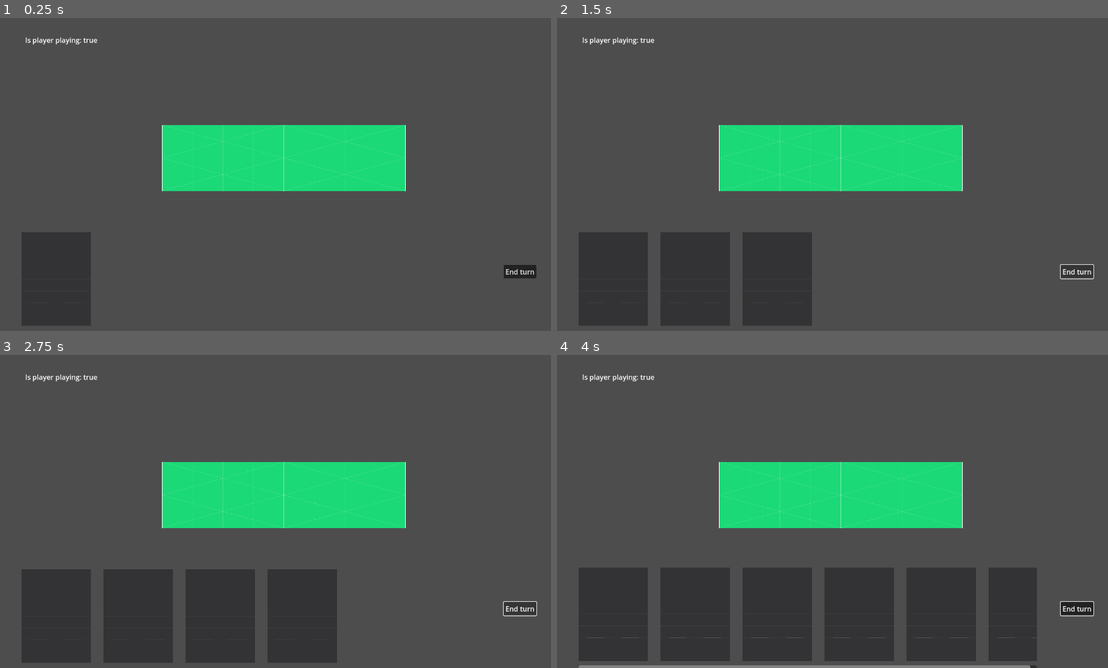
Above: before the commit, frames 1-4 (two rows, left to right).
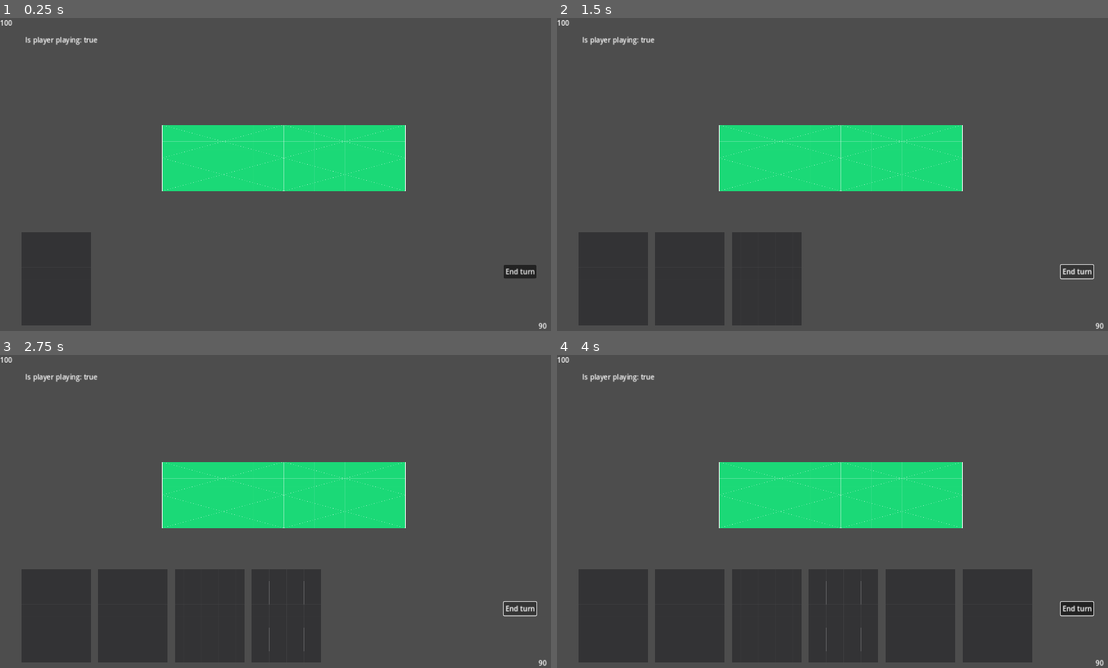
Above: after the commit, the same moments.

Repository: Milosavljevichh/deck_builder_optimised
Game: Godot game, scene res://scenes/match/match.tscn
Same seed, same stepped clock (60 frames per second), same inputs: the game is played once before the commit and once after it. The project has no main scene, so this scene is started directly.
Inputs (mouse positions are in pixels of both pictures, inside the frame that each line leads up to):
- Up to frame 1 (0.25 s): no input
- Up to frame 2 (1.5 s): click "End turn" at 0.5 s; click "End turn" at 1.25 s
- Up to frame 3 (2.75 s): click "End turn" at 2 s
- Up to frame 4 (4 s): tap Enter at 2.75 s; move the mouse to (612, 614) at 2.77 s; press the mouse at (612, 614) at 2.78 s; tap Space at 3.5 s; release the mouse at (612, 614) at 3.53 s; click (612, 614) at 3.6 s

The runs differ from the first frame. In frame 1, 0.5% of the frame differs, in the area x 0-100%, y 0-100%; in frame 2, 2.1%; in frame 3, 3.5%; in frame 4, 6.4%.

Commit message:
added heal & damage systems

Diff:
--- a/components/card/card_component.gd
+++ b/components/card/card_component.gd
@@ -3,11 +3,12 @@
 
 @export var draggable_component : Draggable_component
 @export var ui_component: Card_ui
-@export var damage : int
-@export var heal : int
+var damage : int
+var heal : int
 
-var damage_target : Basic_enemy
-var heal_target : Player
+var is_players_turn := false
+var damage_target : Entity_component
+var heal_target : Entity_component
 
 func play():
 #	postojace kartice koje i healuju i damage-uju
@@ -16,10 +17,9 @@
 	if heal:
 		heal_target.health_component.heal(heal)
 
-
 func discard():
-	return
+	queue_free()
 
 func _on_draggable_component_is_played():
-	#play()
-	queue_free()
+	play()
+	discard()
--- a/components/deck/deck.gd
+++ b/components/deck/deck.gd
@@ -17,6 +17,9 @@
 #	funkcija za dodavanje kartica u sam spil
 	deck.push_back(card)
 
-func draw_from_deck():
+func draw_from_deck(player:Entity_component, enemy: Entity_component):
 #	returnovace kartu
-	return deck.pick_random()
+	var rand_card : CardData = deck.pick_random()
+	rand_card.heal_target = player
+	rand_card.damage_target = enemy
+	return rand_card
--- a/components/entity/basic_enemy.tscn
+++ b/components/entity/basic_enemy.tscn
@@ -15,4 +15,19 @@
 [node name="Health_component" parent="." instance=ExtResource("3_0rd74")]
 max_health = 100
 
+[node name="health" parent="Health_component/UI" index="0"]
+anchors_preset = 0
+anchor_left = 0.0
+anchor_top = 0.0
+anchor_right = 0.0
+anchor_bottom = 0.0
+offset_left = 0.0
+offset_top = 0.0
+offset_right = 40.0
+offset_bottom = 23.0
+grow_horizontal = 1
+grow_vertical = 1
+
 [node name="Deck" parent="." instance=ExtResource("4_dd761")]
+
+[editable path="Health_component"]
--- a/components/entity/entity.gd
+++ b/components/entity/entity.gd
@@ -13,9 +13,22 @@
 	if amount:
 		if hand_component.card_display.get_children().size() < 6:
 			for i in range(0, amount):
-				hand_component.add_to_hand(deck.draw_from_deck())
+				var enemy
+				var match_manager : Match_manager = get_parent()
+				if name == "Player":
+					enemy = match_manager.enemy
+				else:
+					enemy = match_manager.player
+				hand_component.add_to_hand(deck.draw_from_deck(self, enemy))
 	else:
 		push_error("No draw ammount specified")
 
 func end_turn():
 	End_turn.emit()
+
+#func get_entities():
+	#var match_parent : Match_manager = get_parent()
+	#return {
+		#"player": match_parent.player,
+		#"enemy": match_parent.enemy
+	#}
--- a/components/entity/hand_component.gd
+++ b/components/entity/hand_component.gd
@@ -15,6 +15,10 @@
 
 func add_to_hand(data: CardData):
 	var card = CARD_SCENE.instantiate()
+	card.damage_target = data.damage_target
+	card.heal_target = data.heal_target
+	card.damage = data.damage
+	card.heal = data.heal
 	card.draggable_component.Is_selected.connect(hold_card)
 	card.ui_component.set_up_ui(data)
 	card_display.add_child(card)
--- a/components/entity/hand_component.tscn
+++ b/components/entity/hand_component.tscn
@@ -54,7 +54,7 @@
 layout_mode = 2
 size_flags_horizontal = 3
 size_flags_vertical = 3
-theme_override_constants/separation = 64
+theme_override_constants/separation = 52
 
 [node name="proceed" type="Button" parent="CanvasLayer/Hand/Cosmetic_wrapper"]
 layout_mode = 1
--- a/components/health_component/health_component.gd
+++ b/components/health_component/health_component.gd
@@ -2,6 +2,8 @@
 class_name Health_component
 
 signal Has_died
+
+@onready var health_label = $UI/health
 
 @export var max_health : int
 
@@ -14,12 +16,13 @@
 		else:
 			current_health = 0
 			Has_died.emit()
+		health_label.text = str(current_health)
 
 func _ready():
 	current_health = max_health
 
 func heal(amount:int):
-	if current_health > 100:
+	if current_health < 100:
 		current_health += amount
 	if current_health > 100:
 		current_health = 100
--- a/components/health_component/health_component.tscn
+++ b/components/health_component/health_component.tscn
@@ -4,3 +4,24 @@
 
 [node name="Health_component" type="Node"]
 script = ExtResource("1_7it8b")
+
+[node name="UI" type="Control" parent="."]
+layout_mode = 3
+anchors_preset = 15
+anchor_right = 1.0
+anchor_bottom = 1.0
+grow_horizontal = 2
+grow_vertical = 2
+
+[node name="health" type="Label" parent="UI"]
+layout_mode = 1
+anchors_preset = 3
+anchor_left = 1.0
+anchor_top = 1.0
+anchor_right = 1.0
+anchor_bottom = 1.0
+offset_left = -40.0
+offset_top = -23.0
+grow_horizontal = 0
+grow_vertical = 0
+text = "0"
--- a/project.godot
+++ b/project.godot
@@ -22,6 +22,7 @@
 
 window/size/viewport_width=1280
 window/size/viewport_height=720
+window/stretch/mode="canvas_items"
 window/stretch/aspect="ignore"
 
 [input]
--- a/resources/card_data.gd
+++ b/resources/card_data.gd
@@ -14,3 +14,5 @@
 @export var background_image_path: String
 @export var text_background_image_path: String
 @export var effect_id: String # Used for gameplay effect logic
+var damage_target:Entity_component
+var heal_target:Entity_component
--- a/resources/card_instances/prototype_card.tres
+++ b/resources/card_instances/prototype_card.tres
@@ -7,7 +7,7 @@
 card_name = "Prototype"
 description = "Prototype"
 cost = 0
-damage = 5
+damage = 2
 heal = 4
 corruption = 0.0
 card_type = ""
--- a/scenes/match/match.gd
+++ b/scenes/match/match.gd
@@ -1,4 +1,5 @@
 extends Node2D
+class_name Match_manager
 
 #debugging
 @onready var phase = $debugging/phase
--- a/scenes/match_entity/player/player.tscn
+++ b/scenes/match_entity/player/player.tscn
@@ -15,4 +15,4 @@
 [node name="Deck" parent="." instance=ExtResource("3_y4ax7")]
 
 [node name="Health_component" parent="." instance=ExtResource("4_d4twi")]
-max_health = 100
+max_health = 90
